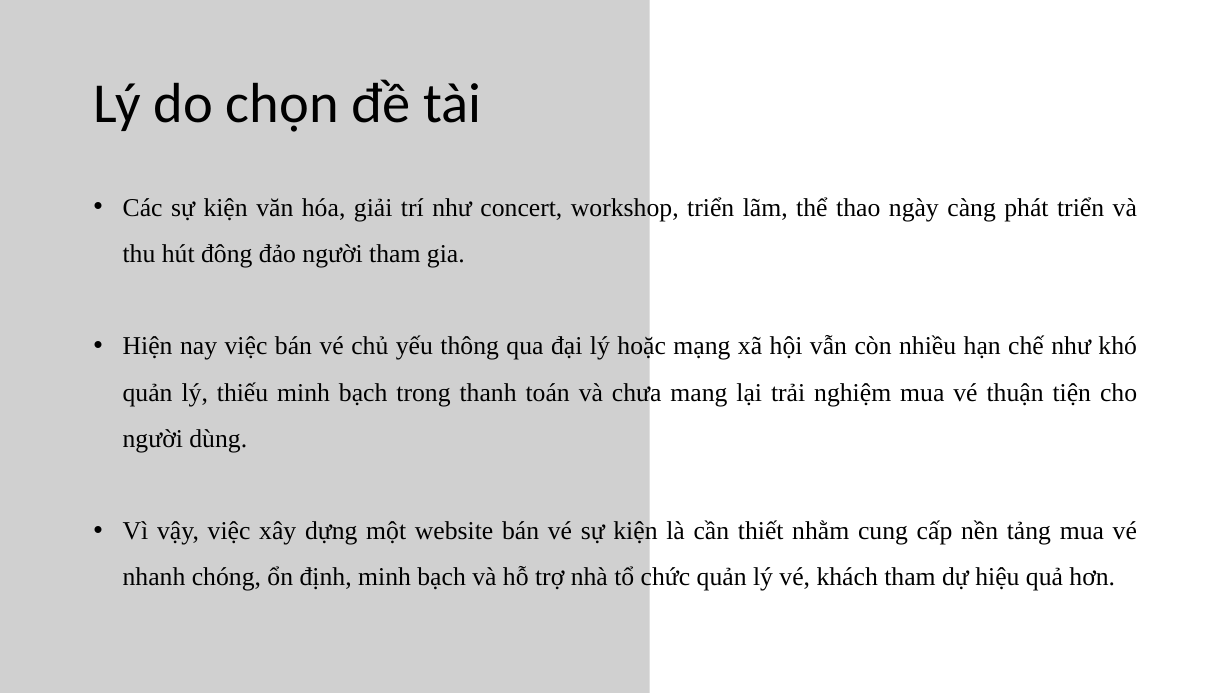
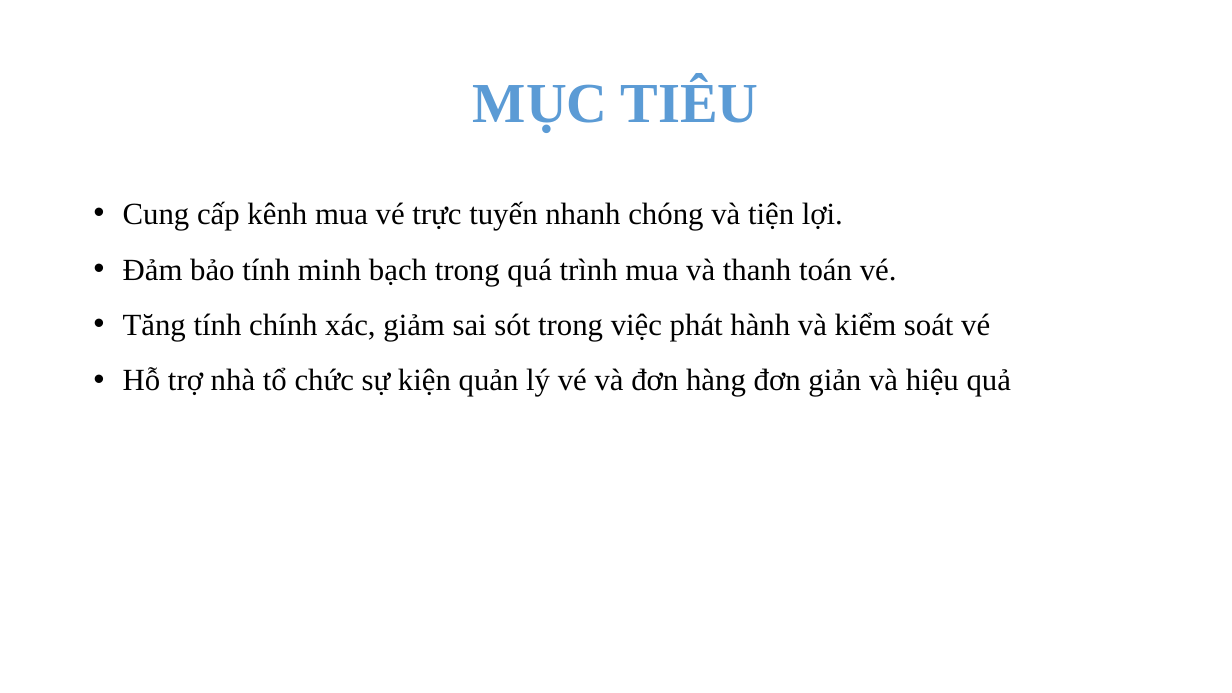
Before and after one commit to thuanvo2405/Ticket_Booking_App, a slide deck: slide 3 of slide.pptx. Drawn at 1232x693 pixels with LibreOffice and Linux fonts; fonts in the diff are those of the drawing; grey boxes stand for pictures. Boxes give left, top, right and bottom in pixels: in the first picture for what was removed or moved away, otherwise in the second. Text is boxed around its words. In the diff, an @@ line names an element or a change of style, - is before the commit and + after.

```diff
--- a/slide.pptx
+++ b/slide.pptx
@@ picture removed at <box>0,0,651,693</box> @@
@@ title at <box>473,78,759,133</box>: text changed; font Calibri to Times New Roman; text colour #000000 to #5B9BD5; bold on @@
-Lý do chọn đề tài
+MỤC TIÊU
@@ text at <box>123,201,1011,396</box>: text changed; size 20 to 24 pt @@
-• Các sự kiện văn hóa, giải trí như concert, workshop, triển lãm, thể thao ngày càng phát triển và thu hút đông đảo người tham gia.
-• Hiện nay việc bán vé chủ yếu thông qua đại lý hoặc mạng xã hội vẫn còn nhiều hạn chế như khó quản lý, thiếu minh bạch trong thanh toán và chưa mang lại trải nghiệm mua vé thuận tiện cho người dùng.
-• Vì vậy, việc xây dựng một website bán vé sự kiện là cần thiết nhằm cung cấp nền tảng mua vé nhanh chóng, ổn định, minh bạch và hỗ trợ nhà tổ chức quản lý vé, khách tham dự hiệu quả hơn.
+• Cung cấp kênh mua vé trực tuyến nhanh chóng và tiện lợi.
+• Đảm bảo tính minh bạch trong quá trình mua và thanh toán vé.
+• Tăng tính chính xác, giảm sai sót trong việc phát hành và kiểm soát vé
+• Hỗ trợ nhà tổ chức sự kiện quản lý vé và đơn hàng đơn giản và hiệu quả
```
Also in this commit, not shown: 8 other slides changed, 1 slide added, 1 slide removed, 4 other files.
